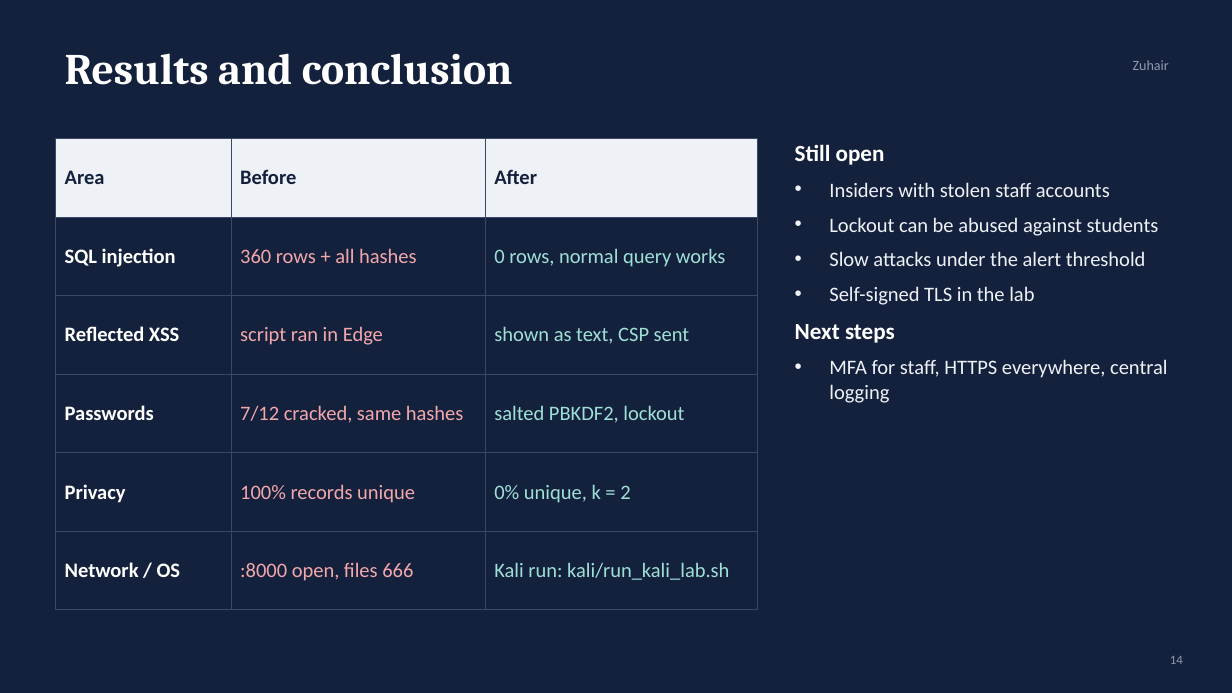
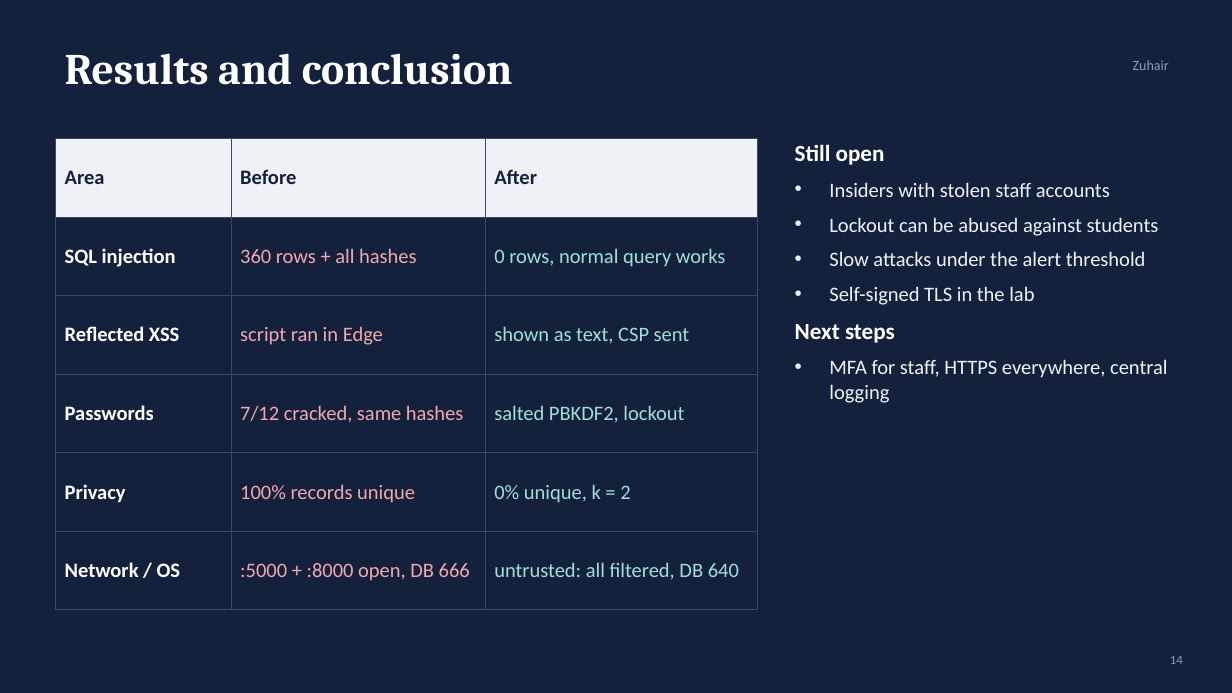
Before and after one commit to zuhairhalawa/BCS303-CampusShield, a slide deck: slide 14 of presentation/CampusShield_Presentation.pptx. Drawn at 1232x693 pixels with LibreOffice and Linux fonts; fonts in the diff are those of the drawing. Boxes give left, top, right and bottom in pixels: in the first picture for what was removed or moved away, otherwise in the second. Text is boxed around its words. In the diff, an @@ line names an element or a change of style, - is before the commit and + after.

```diff
--- a/presentation/CampusShield_Presentation.pptx
+++ b/presentation/CampusShield_Presentation.pptx
@@ table at (55,139,758,585) @@
-row 6, column 2: :8000 open, files 666
+row 6, column 2: :5000 + :8000 open, DB 666
-row 6, column 3: Kali run: kali/run_kali_lab.sh
+row 6, column 3: untrusted: all filtered, DB 640
```
Also in this commit, not shown: 1 other slide changed, 2 slides added, 2 slides removed, 20 other files.
